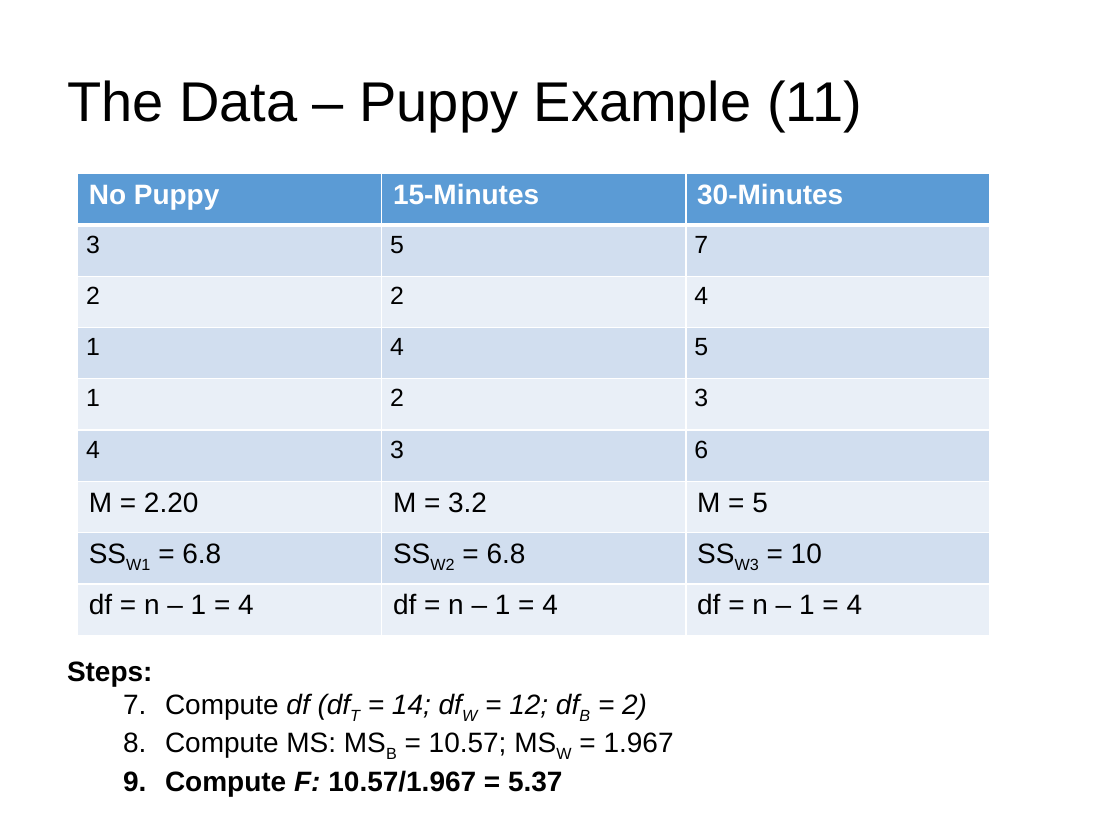
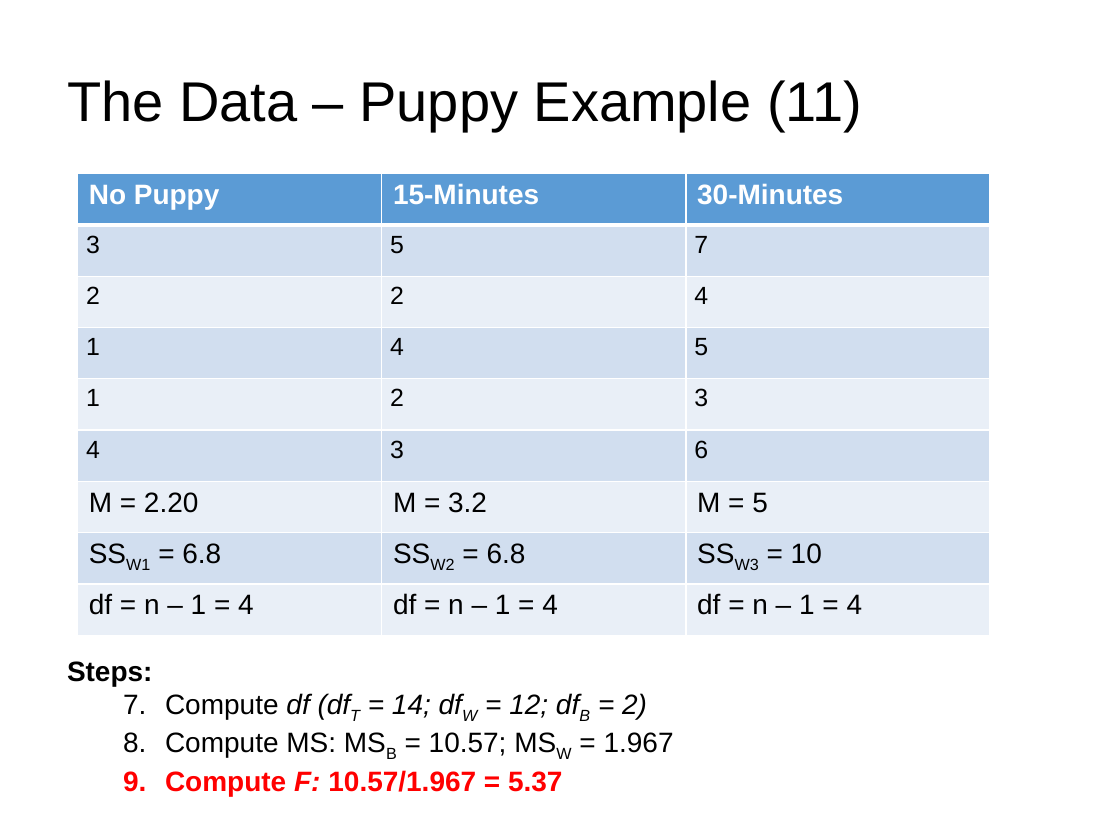
Before and after one commit to npm27/Teaching-Materials, a slide deck: slide 27 of Stats/Slides/5 Chapter 12 Slides.pptx (slide 24 before the commit). Drawn at 1120x840 pixels with LibreOffice and Linux fonts; fonts in the diff are those of the drawing. Boxes give left, top, right and bottom in pixels: in the first picture for what was removed or moved away, otherwise in the second. Text is boxed around its words. In the diff, an @@ line names an element or a change of style, - is before the commit and + after.

```diff
--- a/Stats/Slides/5 Chapter 12 Slides.pptx
+++ b/Stats/Slides/5 Chapter 12 Slides.pptx
@@ text at bbox=[165, 770, 562, 796]: text colour #000000 to #FF0000 in "Compute F: 10.57/1.967 = 5.37" @@
```
Also in this commit, not shown: 20 other slides changed, 3 slides added.
